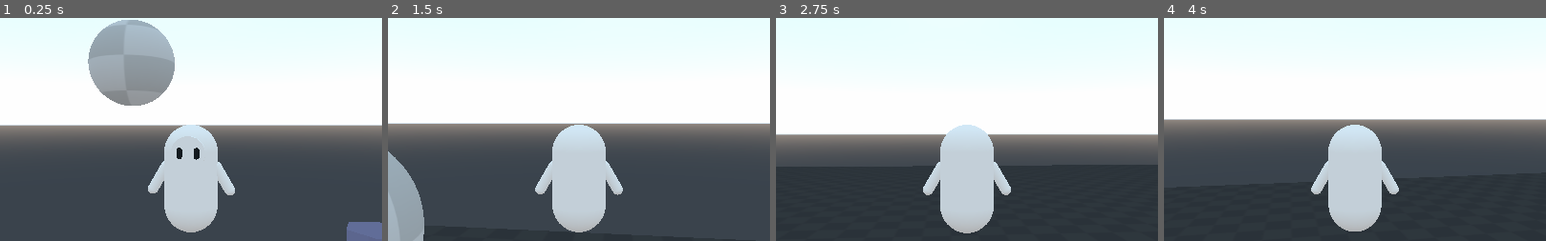
Above: before the commit, frames 1-4 (left to right).
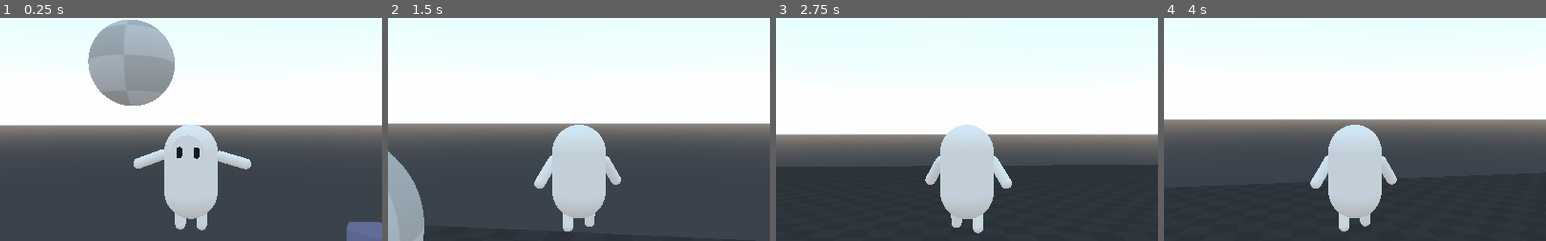
Above: after the commit, the same moments.

Repository: garrhow/clumsy-fellas
Game: Godot game, scene res://scenes/maps/test.tscn
Same seed, same stepped clock (60 frames per second), same inputs: the game is played once before the commit and once after it.
Inputs (mouse positions are % of the whole screen's width and height, from its top left):
- Up to frame 1 (0.25 s): no input
- Up to frame 2 (1.5 s): move the mouse to (55, 50) at 0.52 s; hold W (move_forward) from 0.53 s (still down); tap Space (jump) at 0.6, 0.77, 1.07 s; move the mouse to (45, 50) at 1.27 s; tap E (dive) at 1.35 s
- Up to frame 3 (2.75 s): keep holding W (move_forward); tap Space (jump) at 1.52, 1.55, 1.82, 2.1 s; move the mouse to (52, 48) at 2.02 s
- Up to frame 4 (4 s): keep holding W (move_forward); move the mouse to (49, 52) at 2.77 s; tap E (dive) at 2.85 s; tap Space (jump) at 3.02, 3.05, 3.32, 3.6, 3.77 s; move the mouse to (57, 51) at 3.52 s
The pictures show only the part of the screen within x 25-75%, y 26-76%; the shares and areas given below are measured in that part.

The runs differ from the first frame. In frame 1, 2.2% of the frame differs, in the area x 35-66%, y 52-97%; in frame 2, 1.5%; in frame 3, 1.6%; in frame 4, 1.5%.

Commit message:
Animations and other optimizations

Diff:
--- a/scenes/controllers/player/player.gd
+++ b/scenes/controllers/player/player.gd
@@ -4,10 +4,16 @@
 export var show_debug : bool = true
 
 # Node paths
-export var camera : NodePath
-export var camera_direction : NodePath
-export var debug_gui : NodePath
-export var pivot : NodePath
+export (NodePath) var animation_player_path
+export (NodePath) var animation_tree_path
+export (NodePath) var camera
+export (NodePath) var camera_direction
+export (NodePath) var debug_gui
+export (NodePath) var pivot
+
+# Nodes
+onready var animation_player = get_node(animation_player_path)
+onready var animation_tree = get_node(animation_tree_path)
 
 var character_rotation_direction : Vector3
 
@@ -34,6 +40,17 @@
 func _physics_process(delta):
 	if Input.get_mouse_mode() == Input.MOUSE_MODE_CAPTURED: process_input()
 	process_movement(delta)
+	process_animation()
+
+func process_animation():
+	animation_tree["parameters/jump_cycle/add_amount"] = 1 if !grounded else 0
+	animation_tree["parameters/run_cycle/blend_amount"] = movement.length()
+	#$"Animation Tree"
+	pass
+	#if grounded:
+		#animation_player.play("Idle")
+	#else:
+		#animation_player.play("Jump")
 
 func process_input():
 	movement_input.x = Input.get_axis("move_forward", "move_back")
@@ -79,8 +96,11 @@
 		pass # velocity += -global_transform.origin.direction_to(get_node(pivot).transform.origin) * speed
 
 	if is_on_floor():
+		grounded = true
 		diving = false
 		jumping = false
+	else:
+		grounded = false
 
 	velocity = move_and_slide(velocity, Vector3.UP, true)
 
--- a/scenes/controllers/player/player.tscn
+++ b/scenes/controllers/player/player.tscn
@@ -1,10 +1,11 @@
-[gd_scene load_steps=11 format=2]
+[gd_scene load_steps=22 format=2]
 
 [ext_resource path="res://scenes/controllers/player/player.gd" type="Script" id=1]
 [ext_resource path="res://scenes/controllers/player/camera.gd" type="Script" id=2]
 
 [sub_resource type="CapsuleMesh" id=1]
 radius = 0.5
+mid_height = 0.75
 
 [sub_resource type="SpatialMaterial" id=3]
 uv1_triplanar = true
@@ -27,11 +28,397 @@
 [sub_resource type="SpatialMaterial" id=6]
 albedo_color = Color( 0, 0, 0, 1 )
 
+[sub_resource type="CapsuleMesh" id=9]
+radius = 0.1
+mid_height = 0.2
+
+[sub_resource type="Animation" id=10]
+resource_name = "Idle"
+length = 2.0
+loop = true
+tracks/0/type = "value"
+tracks/0/path = NodePath("LeftArm:translation")
+tracks/0/interp = 2
+tracks/0/loop_wrap = true
+tracks/0/imported = false
+tracks/0/enabled = true
+tracks/0/keys = {
+"times": PoolRealArray( 0, 1, 2 ),
+"transitions": PoolRealArray( 1, 1, 1 ),
+"update": 0,
+"values": [ Vector3( -0.6, 0, 0 ), Vector3( -0.55, 0, 0 ), Vector3( -0.6, 0, 0 ) ]
+}
+tracks/1/type = "value"
+tracks/1/path = NodePath("LeftArm:rotation_degrees")
+tracks/1/interp = 2
+tracks/1/loop_wrap = true
+tracks/1/imported = false
+tracks/1/enabled = true
+tracks/1/keys = {
+"times": PoolRealArray( 0, 1, 2 ),
+"transitions": PoolRealArray( 1, 1, 1 ),
+"update": 0,
+"values": [ Vector3( -7.17789e-06, -30, 180 ), Vector3( 0, -20, 180 ), Vector3( -7.17789e-06, -30, 180 ) ]
+}
+tracks/2/type = "value"
+tracks/2/path = NodePath("RightArm:translation")
+tracks/2/interp = 2
+tracks/2/loop_wrap = true
+tracks/2/imported = false
+tracks/2/enabled = true
+tracks/2/keys = {
+"times": PoolRealArray( 0, 1, 2 ),
+"transitions": PoolRealArray( 1, 1, 1 ),
+"update": 0,
+"values": [ Vector3( 0.6, 0, 0 ), Vector3( 0.55, 0, 0 ), Vector3( 0.6, 0, 0 ) ]
+}
+tracks/3/type = "value"
+tracks/3/path = NodePath("RightArm:rotation_degrees")
+tracks/3/interp = 2
+tracks/3/loop_wrap = true
+tracks/3/imported = false
+tracks/3/enabled = true
+tracks/3/keys = {
+"times": PoolRealArray( 0, 1, 2 ),
+"transitions": PoolRealArray( 1, 1, 1 ),
+"update": 0,
+"values": [ Vector3( 0, 30, 0 ), Vector3( 0, 20, 0 ), Vector3( 0, 30, 0 ) ]
+}
+tracks/4/type = "value"
+tracks/4/path = NodePath("RightLeg:translation")
+tracks/4/interp = 1
+tracks/4/loop_wrap = true
+tracks/4/imported = false
+tracks/4/enabled = true
+tracks/4/keys = {
+"times": PoolRealArray( 0 ),
+"transitions": PoolRealArray( 1 ),
+"update": 0,
+"values": [ Vector3( 0.2, 0, 0.9 ) ]
+}
+tracks/5/type = "value"
+tracks/5/path = NodePath("RightLeg:rotation_degrees")
+tracks/5/interp = 1
+tracks/5/loop_wrap = true
+tracks/5/imported = false
+tracks/5/enabled = true
+tracks/5/keys = {
+"times": PoolRealArray( 0 ),
+"transitions": PoolRealArray( 1 ),
+"update": 0,
+"values": [ Vector3( 0, 0, 0 ) ]
+}
+tracks/6/type = "value"
+tracks/6/path = NodePath("LeftLeg:translation")
+tracks/6/interp = 1
+tracks/6/loop_wrap = true
+tracks/6/imported = false
+tracks/6/enabled = true
+tracks/6/keys = {
+"times": PoolRealArray( 0 ),
+"transitions": PoolRealArray( 1 ),
+"update": 0,
+"values": [ Vector3( -0.2, 0, 0.9 ) ]
+}
+tracks/7/type = "value"
+tracks/7/path = NodePath("LeftLeg:rotation_degrees")
+tracks/7/interp = 1
+tracks/7/loop_wrap = true
+tracks/7/imported = false
+tracks/7/enabled = true
+tracks/7/keys = {
+"times": PoolRealArray( 0 ),
+"transitions": PoolRealArray( 1 ),
+"update": 0,
+"values": [ Vector3( 0, 0, 0 ) ]
+}
+
+[sub_resource type="Animation" id=12]
+resource_name = "Jump"
+tracks/0/type = "value"
+tracks/0/path = NodePath("LeftArm:translation")
+tracks/0/interp = 2
+tracks/0/loop_wrap = true
+tracks/0/imported = false
+tracks/0/enabled = true
+tracks/0/keys = {
+"times": PoolRealArray( 0, 0.3 ),
+"transitions": PoolRealArray( 1, 1 ),
+"update": 0,
+"values": [ Vector3( -0.6, 0, 0 ), Vector3( -0.8, 0, -0.25 ) ]
+}
+tracks/1/type = "value"
+tracks/1/path = NodePath("LeftArm:rotation_degrees")
+tracks/1/interp = 2
+tracks/1/loop_wrap = true
+tracks/1/imported = false
+tracks/1/enabled = true
+tracks/1/keys = {
+"times": PoolRealArray( 0, 0.3 ),
+"transitions": PoolRealArray( 1, 1 ),
+"update": 0,
+"values": [ Vector3( -7.17789e-06, -30, 180 ), Vector3( 0, -80, 180 ) ]
+}
+tracks/2/type = "value"
+tracks/2/path = NodePath("RightArm:translation")
+tracks/2/interp = 2
+tracks/2/loop_wrap = true
+tracks/2/imported = false
+tracks/2/enabled = true
+tracks/2/keys = {
+"times": PoolRealArray( 0, 0.3 ),
+"transitions": PoolRealArray( 1, 1 ),
+"update": 0,
+"values": [ Vector3( 0.6, 0, 0 ), Vector3( 0.8, 0, -0.25 ) ]
+}
+tracks/3/type = "value"
+tracks/3/path = NodePath("RightArm:rotation_degrees")
+tracks/3/interp = 2
+tracks/3/loop_wrap = true
+tracks/3/imported = false
+tracks/3/enabled = true
+tracks/3/keys = {
+"times": PoolRealArray( 0, 0.3 ),
+"transitions": PoolRealArray( 1, 1 ),
+"update": 0,
+"values": [ Vector3( 0, 30, 0 ), Vector3( 0, 75, 0 ) ]
+}
+
+[sub_resource type="Animation" id=11]
+length = 0.001
+tracks/0/type = "value"
+tracks/0/path = NodePath("LeftArm:translation")
+tracks/0/interp = 1
+tracks/0/loop_wrap = true
+tracks/0/imported = false
+tracks/0/enabled = true
+tracks/0/keys = {
+"times": PoolRealArray( 0 ),
+"transitions": PoolRealArray( 1 ),
+"update": 0,
+"values": [ Vector3( -0.6, 0, 0 ) ]
+}
+tracks/1/type = "value"
+tracks/1/path = NodePath("LeftArm:rotation_degrees")
+tracks/1/interp = 1
+tracks/1/loop_wrap = true
+tracks/1/imported = false
+tracks/1/enabled = true
+tracks/1/keys = {
+"times": PoolRealArray( 0 ),
+"transitions": PoolRealArray( 1 ),
+"update": 0,
+"values": [ Vector3( 0, -30, 0 ) ]
+}
+tracks/2/type = "value"
+tracks/2/path = NodePath("RightArm:translation")
+tracks/2/interp = 1
+tracks/2/loop_wrap = true
+tracks/2/imported = false
+tracks/2/enabled = true
+tracks/2/keys = {
+"times": PoolRealArray( 0 ),
+"transitions": PoolRealArray( 1 ),
+"update": 0,
+"values": [ Vector3( 0.6, 0, 0 ) ]
+}
+tracks/3/type = "value"
+tracks/3/path = NodePath("RightArm:rotation_degrees")
+tracks/3/interp = 1
+tracks/3/loop_wrap = true
+tracks/3/imported = false
+tracks/3/enabled = true
+tracks/3/keys = {
+"times": PoolRealArray( 0 ),
+"transitions": PoolRealArray( 1 ),
+"update": 0,
+"values": [ Vector3( 3.35537e-07, 30, -1.25224e-06 ) ]
+}
+tracks/4/type = "value"
+tracks/4/path = NodePath("RightLeg:translation")
+tracks/4/interp = 1
+tracks/4/loop_wrap = true
+tracks/4/imported = false
+tracks/4/enabled = true
+tracks/4/keys = {
+"times": PoolRealArray( 0 ),
+"transitions": PoolRealArray( 1 ),
+"update": 0,
+"values": [ Vector3( 0.2, 0, 0.9 ) ]
+}
+tracks/5/type = "value"
+tracks/5/path = NodePath("RightLeg:rotation_degrees")
+tracks/5/interp = 1
+tracks/5/loop_wrap = true
+tracks/5/imported = false
+tracks/5/enabled = true
+tracks/5/keys = {
+"times": PoolRealArray( 0 ),
+"transitions": PoolRealArray( 1 ),
+"update": 0,
+"values": [ Vector3( 0, 0, 0 ) ]
+}
+tracks/6/type = "value"
+tracks/6/path = NodePath("LeftLeg:translation")
+tracks/6/interp = 1
+tracks/6/loop_wrap = true
+tracks/6/imported = false
+tracks/6/enabled = true
+tracks/6/keys = {
+"times": PoolRealArray( 0 ),
+"transitions": PoolRealArray( 1 ),
+"update": 0,
+"values": [ Vector3( -0.2, 0, 0.9 ) ]
+}
+tracks/7/type = "value"
+tracks/7/path = NodePath("LeftLeg:rotation_degrees")
+tracks/7/interp = 1
+tracks/7/loop_wrap = true
+tracks/7/imported = false
+tracks/7/enabled = true
+tracks/7/keys = {
+"times": PoolRealArray( 0 ),
+"transitions": PoolRealArray( 1 ),
+"update": 0,
+"values": [ Vector3( 0, 0, 0 ) ]
+}
+
+[sub_resource type="Animation" id=17]
+resource_name = "Run"
+length = 0.8
+loop = true
+tracks/0/type = "value"
+tracks/0/path = NodePath("LeftArm:translation")
+tracks/0/interp = 2
+tracks/0/loop_wrap = true
+tracks/0/imported = false
+tracks/0/enabled = true
+tracks/0/keys = {
+"times": PoolRealArray( 0, 0.2, 0.4, 0.6, 0.8 ),
+"transitions": PoolRealArray( 1, 1, 1, 1, 1 ),
+"update": 0,
+"values": [ Vector3( -0.6, 0, 0 ), Vector3( -0.6, 0.1, 0 ), Vector3( -0.6, 0, 0 ), Vector3( -0.6, -0.1, 0 ), Vector3( -0.6, 0, 0 ) ]
+}
+tracks/1/type = "value"
+tracks/1/path = NodePath("LeftArm:rotation_degrees")
+tracks/1/interp = 2
+tracks/1/loop_wrap = true
+tracks/1/imported = false
+tracks/1/enabled = true
+tracks/1/keys = {
+"times": PoolRealArray( 0, 0.2, 0.4, 0.6, 0.8 ),
+"transitions": PoolRealArray( 1, 1, 1, 1, 1 ),
+"update": 0,
+"values": [ Vector3( 0, -30, 0 ), Vector3( -30, -30, -30 ), Vector3( 0, -30, 0 ), Vector3( 30, -30, 30 ), Vector3( 0, -30, 0 ) ]
+}
+tracks/2/type = "value"
+tracks/2/path = NodePath("RightArm:translation")
+tracks/2/interp = 2
+tracks/2/loop_wrap = true
+tracks/2/imported = false
+tracks/2/enabled = true
+tracks/2/keys = {
+"times": PoolRealArray( 0, 0.2, 0.4, 0.6, 0.8 ),
+"transitions": PoolRealArray( 1, 1, 1, 1, 1 ),
+"update": 0,
+"values": [ Vector3( 0.6, 0, 0 ), Vector3( 0.6, -0.1, 0 ), Vector3( 0.6, 0, 0 ), Vector3( 0.6, 0.1, 0 ), Vector3( 0.6, 0, 0 ) ]
+}
+tracks/3/type = "value"
+tracks/3/path = NodePath("RightArm:rotation_degrees")
+tracks/3/interp = 2
+tracks/3/loop_wrap = true
+tracks/3/imported = false
+tracks/3/enabled = true
+tracks/3/keys = {
+"times": PoolRealArray( 0, 0.2, 0.4, 0.6, 0.8 ),
+"transitions": PoolRealArray( 1, 1, 1, 1, 1 ),
+"update": 0,
+"values": [ Vector3( 3.35537e-07, 30, -1.25224e-06 ), Vector3( 30, 30, 30 ), Vector3( 3.35537e-07, 30, -1.25224e-06 ), Vector3( -30, 30, -30 ), Vector3( 3.35537e-07, 30, -1.25224e-06 ) ]
+}
+tracks/4/type = "value"
+tracks/4/path = NodePath("RightLeg:translation")
+tracks/4/interp = 2
+tracks/4/loop_wrap = true
+tracks/4/imported = false
+tracks/4/enabled = true
+tracks/4/keys = {
+"times": PoolRealArray( 0, 0.2, 0.4, 0.6, 0.8 ),
+"transitions": PoolRealArray( 1, 1, 1, 1, 1 ),
+"update": 0,
+"values": [ Vector3( 0.2, 0, 0.9 ), Vector3( 0.2, -0.125, 0.9 ), Vector3( 0.2, 0, 0.9 ), Vector3( 0.2, 0.125, 0.9 ), Vector3( 0.2, 0, 0.9 ) ]
+}
+tracks/5/type = "value"
+tracks/5/path = NodePath("RightLeg:rotation_degrees")
+tracks/5/interp = 2
+tracks/5/loop_wrap = true
+tracks/5/imported = false
+tracks/5/enabled = true
+tracks/5/keys = {
+"times": PoolRealArray( 0, 0.2, 0.4, 0.6, 0.8 ),
+"transitions": PoolRealArray( 1, 1, 1, 1, 1 ),
+"update": 0,
+"values": [ Vector3( 0, 0, 0 ), Vector3( 20, 0, 0 ), Vector3( 0, 0, 0 ), Vector3( -20, 0, 0 ), Vector3( 0, 0, 0 ) ]
+}
+tracks/6/type = "value"
+tracks/6/path = NodePath("LeftLeg:translation")
+tracks/6/interp = 2
+tracks/6/loop_wrap = true
+tracks/6/imported = false
+tracks/6/enabled = true
+tracks/6/keys = {
+"times": PoolRealArray( 0, 0.2, 0.4, 0.6, 0.8 ),
+"transitions": PoolRealArray( 1, 1, 1, 1, 1 ),
+"update": 0,
+"values": [ Vector3( -0.2, 0, 0.9 ), Vector3( -0.2, 0.125, 0.9 ), Vector3( -0.2, 0, 0.9 ), Vector3( -0.2, -0.125, 0.9 ), Vector3( -0.2, 0, 0.9 ) ]
+}
+tracks/7/type = "value"
+tracks/7/path = NodePath("LeftLeg:rotation_degrees")
+tracks/7/interp = 2
+tracks/7/loop_wrap = true
+tracks/7/imported = false
+tracks/7/enabled = true
+tracks/7/keys = {
+"times": PoolRealArray( 0, 0.2, 0.4, 0.6, 0.8 ),
+"transitions": PoolRealArray( 1, 1, 1, 1, 1 ),
+"update": 0,
+"values": [ Vector3( 0, 0, 0 ), Vector3( -20, 0, 0 ), Vector3( 0, 0, 0 ), Vector3( 20, 0, 0 ), Vector3( 0, 0, 0 ) ]
+}
+
 [sub_resource type="CapsuleShape" id=2]
 radius = 0.5
 
+[sub_resource type="AnimationNodeAnimation" id=14]
+animation = "Idle"
+
+[sub_resource type="AnimationNodeAnimation" id=19]
+animation = "Jump"
+
+[sub_resource type="AnimationNodeAnimation" id=18]
+animation = "Run"
+
+[sub_resource type="AnimationNodeAdd2" id=20]
+
+[sub_resource type="AnimationNodeBlend2" id=13]
+
+[sub_resource type="AnimationNodeBlendTree" id=16]
+graph_offset = Vector2( -105.52, 168.52 )
+nodes/Idle/node = SubResource( 14 )
+nodes/Idle/position = Vector2( -160, -20 )
+nodes/Jump/node = SubResource( 19 )
+nodes/Jump/position = Vector2( 180, 340 )
+nodes/Run/node = SubResource( 18 )
+nodes/Run/position = Vector2( -160, 120 )
+nodes/jump_cycle/node = SubResource( 20 )
+nodes/jump_cycle/position = Vector2( 564.48, 127.52 )
+nodes/output/position = Vector2( 940, 240 )
+nodes/run_cycle/node = SubResource( 13 )
+nodes/run_cycle/position = Vector2( 180, -20 )
+node_connections = [ "output", 0, "jump_cycle", "jump_cycle", 0, "run_cycle", "jump_cycle", 1, "Jump", "run_cycle", 0, "Idle", "run_cycle", 1, "Run" ]
+
 [node name="Player" type="KinematicBody"]
 script = ExtResource( 1 )
+animation_player_path = NodePath("Character Pivot/Mesh/Animation Player")
+animation_tree_path = NodePath("Animation Tree")
 camera = NodePath("Camera Pivots/Horizontal Pivot/Vertical Pivot/Camera")
 camera_direction = NodePath("Camera Pivots/Horizontal Pivot/Camera Direction")
 debug_gui = NodePath("Canvas/Debug")
@@ -40,25 +427,30 @@
 [node name="Character Pivot" type="Spatial" parent="."]
 
 [node name="Mesh" type="MeshInstance" parent="Character Pivot"]
-transform = Transform( 1, 0, 0, 0, -4.37114e-08, -1, 0, 1, -4.37114e-08, 0, 0, 0 )
+transform = Transform( 1, 0, 0, 0, -4.37114e-08, -1, 0, 1, -4.37114e-08, 0, 0.125, 0 )
 mesh = SubResource( 1 )
 skeleton = NodePath("../..")
 material/0 = SubResource( 3 )
 
 [node name="Face" type="MeshInstance" parent="Character Pivot/Mesh"]
-transform = Transform( 1, 0, 0, 0, 1, 0, 0, 0, 1, 0, -0.397097, -0.5 )
+transform = Transform( 1, 0, 0, 0, 1, 0, 0, 0, 1, 0, -0.397097, -0.389168 )
 mesh = SubResource( 7 )
 material/0 = SubResource( 8 )
 
 [node name="LeftArm" type="MeshInstance" parent="Character Pivot/Mesh"]
-transform = Transform( -0.866025, -1.09278e-07, -0.5, 5.38546e-08, -1, 1.25278e-07, -0.5, 8.15666e-08, 0.866025, -0.6, 0, 0 )
+transform = Transform( 0.866025, 0, -0.5, 0, 1, 0, 0.5, 0, 0.866025, -0.6, 0, 0 )
 mesh = SubResource( 4 )
 material/0 = null
 
 [node name="LeftEye" type="MeshInstance" parent="Character Pivot/Mesh"]
-transform = Transform( 1, 0, 0, 0, 1, 0, 0, 0, 1, -0.15, -0.5, -0.5 )
+transform = Transform( 1, 0, 0, 0, 1, 0, 0, 0, 1, -0.15, -0.5, -0.389168 )
 mesh = SubResource( 5 )
 material/0 = SubResource( 6 )
+
+[node name="LeftLeg" type="MeshInstance" parent="Character Pivot/Mesh"]
+transform = Transform( 1, 0, 0, 0, 1, 0, 0, 0, 1, -0.2, 0, 0.9 )
+mesh = SubResource( 9 )
+material/0 = null
 
 [node name="RightArm" type="MeshInstance" parent="Character Pivot/Mesh"]
 transform = Transform( 0.866025, 2.18557e-08, 0.5, -2.18557e-08, 1, -5.85622e-09, -0.5, -5.85622e-09, 0.866025, 0.6, 0, 0 )
@@ -66,9 +458,20 @@
 material/0 = null
 
 [node name="RightEye" type="MeshInstance" parent="Character Pivot/Mesh"]
-transform = Transform( 1, 0, 0, 0, 1, 0, 0, 0, 1, 0.15, -0.5, -0.5 )
+transform = Transform( 1, 0, 0, 0, 1, 0, 0, 0, 1, 0.15, -0.5, -0.389168 )
 mesh = SubResource( 5 )
 material/0 = SubResource( 6 )
+
+[node name="RightLeg" type="MeshInstance" parent="Character Pivot/Mesh"]
+transform = Transform( 1, 0, 0, 0, 1, 0, 0, 0, 0.999999, 0.2, 0, 0.9 )
+mesh = SubResource( 9 )
+material/0 = null
+
+[node name="Animation Player" type="AnimationPlayer" parent="Character Pivot/Mesh"]
+anims/Idle = SubResource( 10 )
+anims/Jump = SubResource( 12 )
+anims/RESET = SubResource( 11 )
+anims/Run = SubResource( 17 )
 
 [node name="Camera Pivots" type="Spatial" parent="."]
 
@@ -108,3 +511,10 @@
 margin_right = 115.0
 margin_bottom = 40.0
 text = "Velocity: (0, 0, 0)"
+
+[node name="Animation Tree" type="AnimationTree" parent="."]
+tree_root = SubResource( 16 )
+anim_player = NodePath("../Character Pivot/Mesh/Animation Player")
+active = true
+parameters/jump_cycle/add_amount = 0.0
+parameters/run_cycle/blend_amount = 0.0
--- a/scenes/obstacles/hexagon/grid.gd
+++ b/scenes/obstacles/hexagon/grid.gd
@@ -12,8 +12,8 @@
 	for x in range(grid_size):
 		var tile_coordinates := Vector2.ZERO
 		tile_coordinates.x = x * tile_size * cos(deg2rad(30))
-		tile_coordinates.y = 0 if x % 2 == 0 else tile_size / 2
-		for y in range(grid_size):
+		tile_coordinates.y = 0.0 if x % 2 == 0 else tile_size / 2
+		for _y in range(grid_size):
 			var tile = hexagon_tile.instance()
 			add_child(tile)
 			tile.translate(Vector3(tile_coordinates.x, 0, tile_coordinates.y))
--- a/scenes/obstacles/hexagon/tile.gd
+++ b/scenes/obstacles/hexagon/tile.gd
@@ -1,27 +1,35 @@
 extends StaticBody
 
-export (bool) var enabled = true
+export (NodePath) var collision_path
+export (NodePath) var mesh_path
+export (NodePath) var timer_path
+export (NodePath) var tween_path
+
+onready var collision = get_node(collision_path)
+onready var mesh = get_node(mesh_path)
+onready var timer = get_node(timer_path)
+onready var tween = get_node(tween_path)
 
 var destroyed : bool = false
 var touched : bool = false
-
-func _physics_process(_delta):
-	if $Area.get_overlapping_bodies().size() > 1 and !destroyed and !touched and enabled:
-		$Timer.start()
-		play_animation()
-		touched = true
 
 func _on_Timer_timeout():
 	if !destroyed:
 		destroy_object()
 		destroyed = true
 
+func _on_Area_body_entered(body):
+	if body.name == "Player" and !destroyed and !touched:
+		timer.start()
+		play_animation()
+		touched = true
+
 func destroy_object():
-	$Collision.queue_free()
-	$Mesh.queue_free()
+	collision.queue_free()
+	mesh.queue_free()
 
 func play_animation():
-	$Tween.interpolate_property($Mesh, "scale",
-		$Mesh.scale, Vector3.ZERO, 1.5,
+	tween.interpolate_property(mesh, "scale",
+		mesh.scale, Vector3.ZERO, 1.5,
 		Tween.TRANS_BOUNCE)
-	$Tween.start()
+	tween.start()
--- a/scenes/obstacles/hexagon/tile.tscn
+++ b/scenes/obstacles/hexagon/tile.tscn
@@ -26,6 +26,10 @@
 
 [node name="Hexagon Tile" type="StaticBody"]
 script = ExtResource( 1 )
+collision_path = NodePath("Collision")
+mesh_path = NodePath("Mesh")
+timer_path = NodePath("Timer")
+tween_path = NodePath("Tween")
 
 [node name="Collision" type="CollisionShape" parent="."]
 shape = SubResource( 2 )
@@ -45,4 +49,5 @@
 skeleton = NodePath(".")
 material/0 = null
 
+[connection signal="body_entered" from="Area" to="." method="_on_Area_body_entered"]
 [connection signal="timeout" from="Timer" to="." method="_on_Timer_timeout"]
